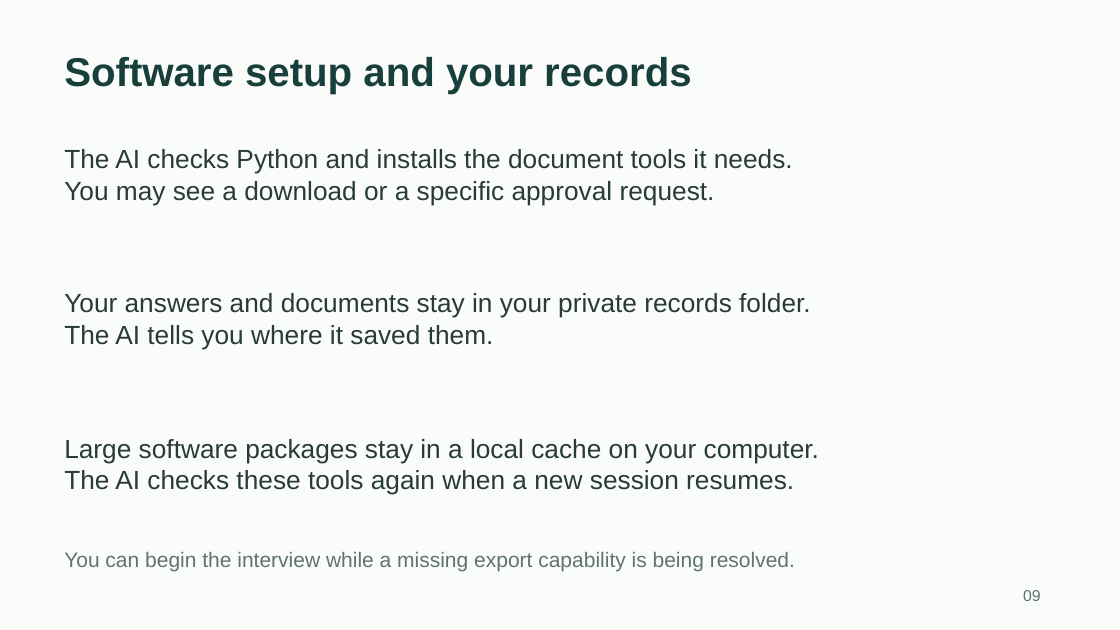
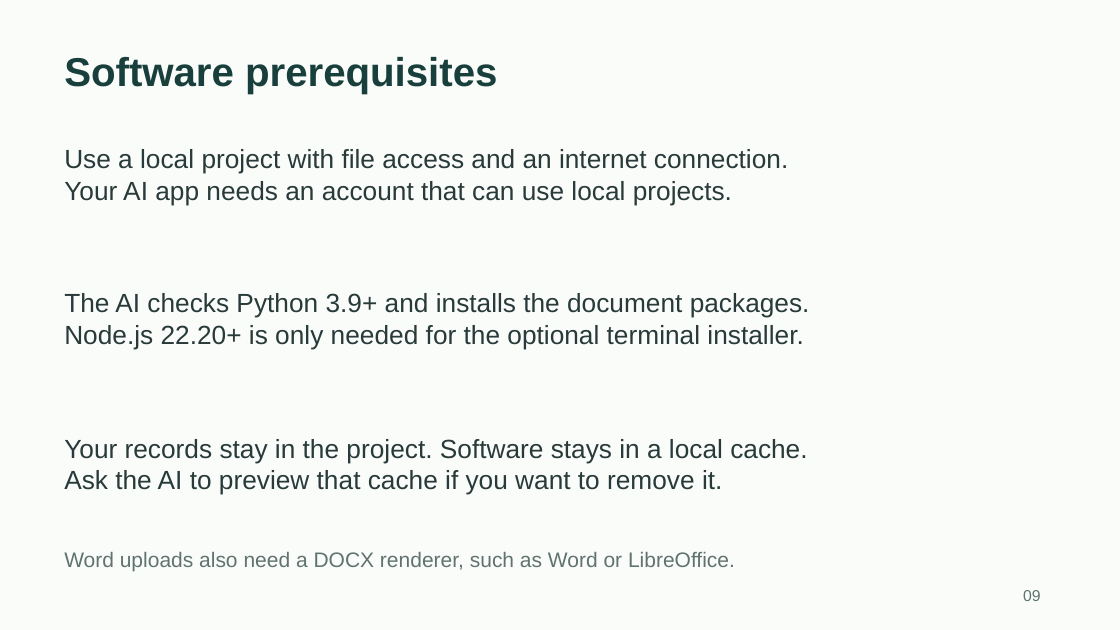
Before and after one commit to toughdave/job-search, a slide deck: slide 9 of docs/job-search-guide.pptx. Drawn at 1120x630 pixels with LibreOffice and Linux fonts; fonts in the diff are those of the drawing. Boxes give left, top, right and bottom in pixels: in the first picture for what was removed or moved away, otherwise in the second. Text is boxed around its words. In the diff, an @@ line names an element or a change of style, - is before the commit and + after.

Commit message:
Improve onboarding checks and require visual resume review before upload

```diff
--- a/docs/job-search-guide.pptx
+++ b/docs/job-search-guide.pptx
@@ text at [64, 57, 497, 94]: text changed @@
-Software setup and your records
+Software prerequisites
@@ text at [64, 149, 788, 205]: text changed @@
-The AI checks Python and installs the document tools it needs.
-You may see a download or a specific approval request.
+Use a local project with file access and an internet connection.
+Your AI app needs an account that can use local projects.
@@ text at [64, 293, 810, 350]: text changed @@
-Your answers and documents stay in your private records folder.
-The AI tells you where it saved them.
+The AI checks Python 3.9+ and installs the document packages.
+Node.js 22.20+ is only needed for the optional terminal installer.
@@ text at [64, 439, 807, 495]: text changed @@
-Large software packages stay in a local cache on your computer.
-The AI checks these tools again when a new session resumes.
+Your records stay in the project. Software stays in a local cache.
+Ask the AI to preview that cache if you want to remove it.
@@ text at [64, 552, 735, 572]: text changed @@
-You can begin the interview while a missing export capability is being resolved.
+Word uploads also need a DOCX renderer, such as Word or LibreOffice.
```
Also in this commit, not shown: 1 other slide changed, 14 other files.
